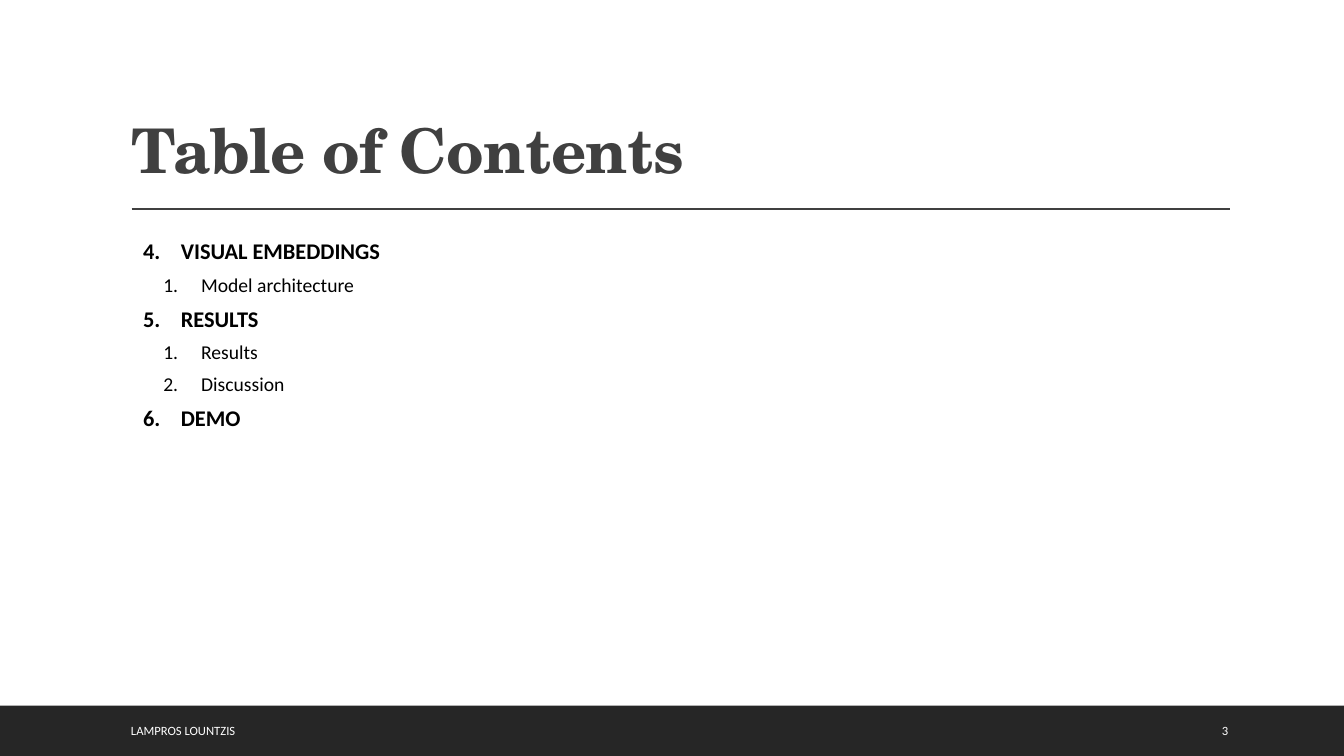
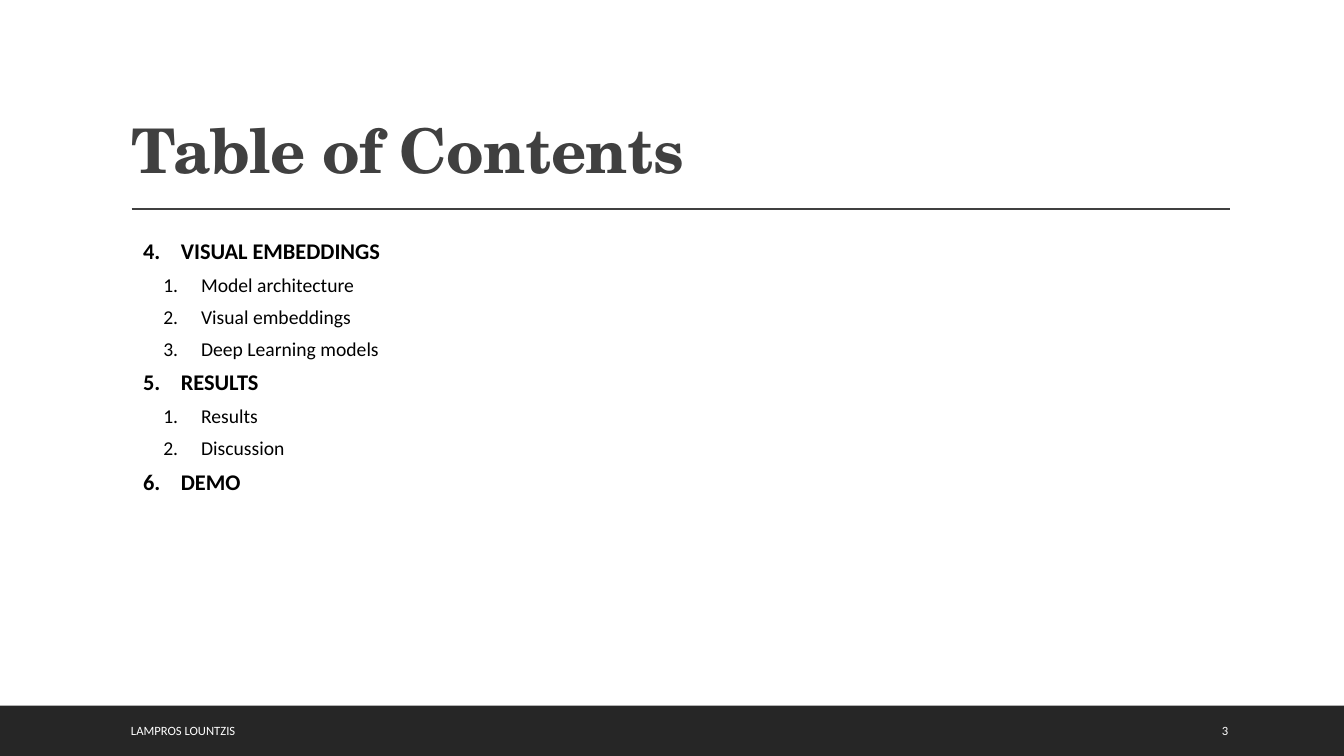
Before and after one commit to annamykcode/cbir-deep-learning, a slide deck: slide 3 of report/report.pptx. Drawn at 1344x756 pixels with LibreOffice and Linux fonts; fonts in the diff are those of the drawing. Boxes give left, top, right and bottom in pixels: in the first picture for what was removed or moved away, otherwise in the second. Text is boxed around its words. In the diff, an @@ line names an element or a change of style, - is before the commit and + after.

Commit message:
added deap learning to report

```diff
--- a/report/report.pptx
+++ b/report/report.pptx
@@ text at [201, 310, 378, 360]: paragraphs added @@
+    2. Visual embeddings
+    3. Deep Learning models
```
Also in this commit, not shown: 5 slides added, 1 other file.
